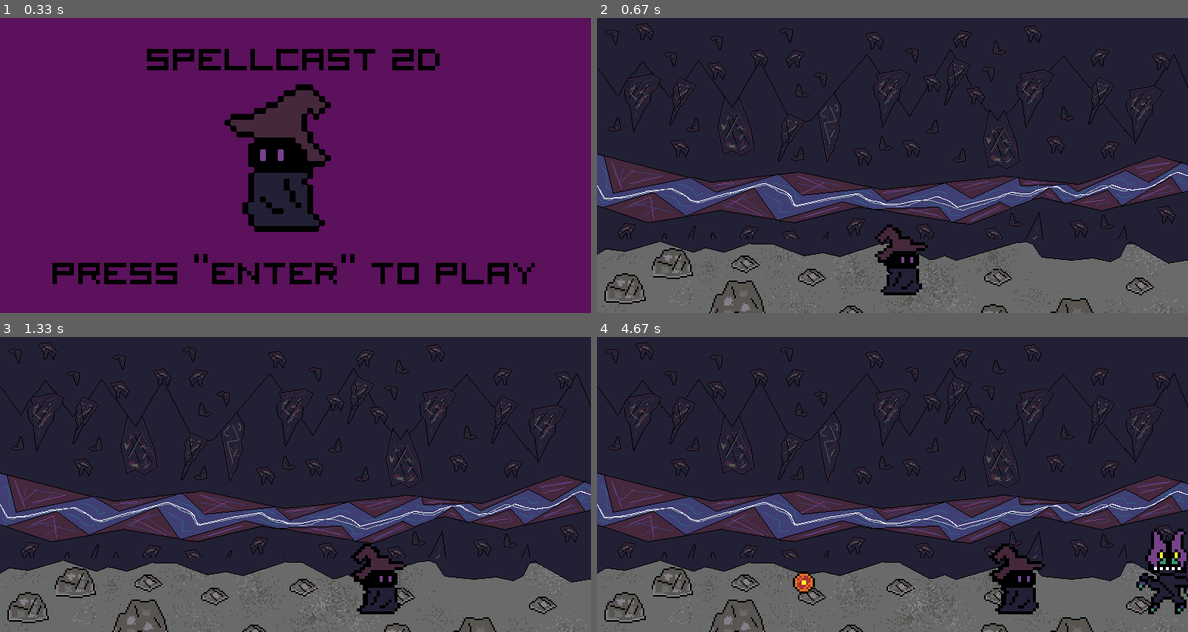
Above: before the commit, frames 1-4 (two rows, left to right).
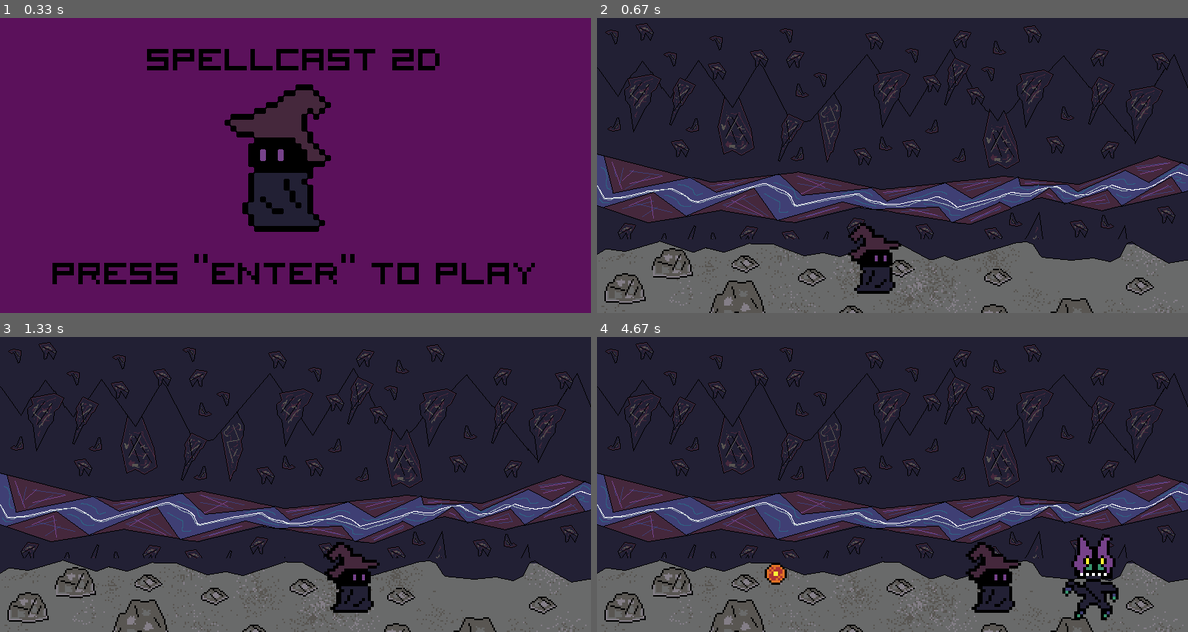
Above: after the commit, the same moments.

Repository: TheFireAtom/Pygame_projects
Game: pygame game, started from spell_cast/spell_cast.py
The game is run twice, just before and just after one commit, with the same random seed, the same clock (stepped at 60 frames per second) and the same inputs.
Inputs:
- Up to frame 1 (0.33 s): no input
- Up to frame 2 (0.67 s): tap Enter at 0.33 s
- Up to frame 3 (1.33 s): hold Space 0.67-1.13 s; hold D 0.67-1.13 s; hold D from 1.17 s (still down)
- Up to frame 4 (4.67 s): release D at 1.63 s; hold W 1.67-1.97 s; hold D 2-2.47 s; hold A 2.5-3.03 s; hold A 3.07-3.47 s; tap Space at 3.5, 3.9, 4.3, 4.6 s; hold W 3.83-4.2 s; hold D from 4.23 s (still down)

Frame 1 is identical in both runs. In frame 2, 2.1% of the frame differs, in the area x 42-56%, y 69-94%; in frame 3, 2.2%; in frame 4, 5.6%, in the area x 28-100%, y 65-96%.

Commit message:
almost done (fixing restart next time)

Diff:
--- a/spell_cast/spell_cast.py
+++ b/spell_cast/spell_cast.py
@@ -12,21 +12,26 @@
         mage_walk_2 = pygame.image.load("images/mage/mage2.png").convert_alpha()
         mage_walk_3 = pygame.image.load("images/mage/mage3.png").convert_alpha()
         mage_walk_4 = pygame.image.load("images/mage/mage4.png").convert_alpha()
+        mage_jump = pygame.image.load("images/mage/mage5.png").convert_alpha()
 
         # mage variables
         # variables for mage animation
         self.current_frame = 0
         self.animation_speed = 100
         self.mage_walk = [mage_walk_1, mage_walk_2, mage_walk_3, mage_walk_4]
+        self.mage_jump = mage_jump
         self.image = self.mage_walk[self.current_frame]
         self.last_update = pygame.time.get_ticks()
         self.player_speed = 3
         self.direction = 1
         self.last_fire_time = 0
         self.fire_delay = 3000
+        self.gravity = 0
+        self.bottom_pos = 330
 
         # mage rectangle
-        self.rect = self.image.get_rect(midbottom = (400, 400))
+        # self.rect = pygame.Rect(300, 300, 48, 100)
+        self.rect = pygame.Rect(300, 300, 60, 60)
         self.x_position_old = self.rect.x
         self.x_position_new = self.rect.x
 
@@ -39,8 +44,10 @@
         elif keys[pygame.K_d]:
             self.direction = 1
             self.rect.x += self.player_speed
-        elif keys[pygame.K_SPACE]:
+        if keys[pygame.K_SPACE]:
             self.fire_projectile()
+        if keys[pygame.K_w] and self.rect.bottom >= self.bottom_pos:
+            self.gravity = -20
 
     # def move_left(self):
     #     self.rect.x -= self.player_speed
@@ -49,10 +56,15 @@
 
     def animation_state(self):
         now = pygame.time.get_ticks()
-        if (now - self.last_update > self.animation_speed):
-            self.last_update = now
-            self.current_frame = (self.current_frame + 1) % (len(self.mage_walk))
-            self.image = self.mage_walk[self.current_frame]
+        on_ground = self.rect.y > 100
+
+        if on_ground:
+            if (now - self.last_update > self.animation_speed):
+                self.last_update = now
+                self.current_frame = (self.current_frame + 1) % (len(self.mage_walk))
+                self.image = self.mage_walk[self.current_frame]
+        else:
+            self.image = self.mage_walk[0]
 
     def draw(self, screen):
         if self.direction == -1:
@@ -72,11 +84,16 @@
 
             self.last_fire_time = current_time
 
+    def apply_gravity(self):
+        self.gravity += 1
+        self.rect.y += self.gravity
+        if self.rect.bottom >= self.bottom_pos:
+            self.rect.bottom = self.bottom_pos
+
     def update(self):
         self.player_input()
         self.animation_state()
-        # self.move_left()
-        # self.move_right()
+        self.apply_gravity()
         self.draw(screen)
 
 class Enemy(pygame.sprite.Sprite):
@@ -89,18 +106,21 @@
             goblin_3_surf = pygame.image.load("images/goblin/goblin3.png").convert_alpha()
             goblin_4_surf = pygame.image.load("images/goblin/goblin4.png").convert_alpha()
             self.frames = [goblin_1_surf, goblin_2_surf, goblin_3_surf, goblin_4_surf]
-            y_pos = 380
+            y_pos = 260
+            self.rect = pygame.Rect(900, y_pos, 80, 100)
         else:
             bat_1_surf = pygame.image.load("images/bat/bat1.png").convert_alpha()
             bat_2_surf = pygame.image.load("images/bat/bat2.png").convert_alpha()
             bat_3_surf = pygame.image.load("images/bat/bat3.png").convert_alpha()
             bat_4_surf = pygame.image.load("images/bat/bat4.png").convert_alpha()
             self.frames = [bat_1_surf, bat_2_surf, bat_3_surf, bat_4_surf]
-            y_pos = 300
+            y_pos = 160
+            # self.rect = pygame.Rect(900, y_pos, 118, 76)
+            self.rect = pygame.Rect(900, y_pos, 90, 76)
 
         self.animation_index = 0
         self.image = self.frames[self.animation_index]
-        self.rect = self.image.get_rect(midbottom = (randint(900, 1100), y_pos))
+        # self.rect = self.image.get_rect(midbottom = (randint(900, 1100), y_pos))
         self.type = type
 
     def animation_state(self):
@@ -152,7 +172,7 @@
 
         self.animation_index = 0
         self.image = self.frames[self.animation_index]
-        self.rect = self.image.get_rect()
+        self.rect = pygame.Rect(x, y, 32, 48)
         self.prev_x_position = x
         self.rect.center = (x, y)
         self.direction = direction
@@ -176,8 +196,6 @@
         self.animation_state()
         self.projectile_direction()
         self.destroy()
-
-
 
 # functions
 def game_over_screen():
@@ -208,8 +226,8 @@
     # drawing screen and positioning images
 
     # mage_1_rect.center = (400, 350)
-    goblin_1_rect.center = (150, 330)
-    bat_1_rect.center = (650, 300)
+    # goblin_1_rect.center = (150, 330)
+    # bat_1_rect.center = (650, 300)
 
     # drawing every image
     screen.blit(cave_background_surf, (0, 0))
@@ -229,7 +247,37 @@
         spawn_chance = enemies_types[randint(0, 3)]
         new_enemy = Enemy(spawn_chance)
         all_sprites.add(new_enemy)
+        enemies.add(new_enemy)
         last_spawn_time = now
+
+def projectile_collision():
+    for projectile in projectiles:
+        collided_enemies = pygame.sprite.spritecollide(projectile, enemies, True)
+        if collided_enemies:
+            projectile.kill()
+            for enemy in collided_enemies:
+                enemy.kill()
+
+def player_collision():
+    global game_active
+
+    enemy_collide = pygame.sprite.spritecollide(mage, enemies, False)
+
+    if enemy_collide:
+        game_active = False
+
+def restart_game():
+    cave_background_surf = pygame.image.load("images/cave_background/cave_background.png").convert_alpha()
+    stone_ground_surf = pygame.image.load("images/stone_ground/stone_ground.png").convert_alpha()
+
+    all_sprites.empty()
+    enemies.empty()
+    projectiles.empty()
+
+    screen.blit(cave_background_surf, (0, 0))
+    screen.blit(stone_ground_surf, (0, 300))
+    all_sprites.draw(screen)
+    all_sprites.update()
 
 # colors
 WHITE = (255, 255, 255)
@@ -270,6 +318,8 @@
 enemy = Enemy(spawn_chance)
 all_sprites = pygame.sprite.Group()
 all_sprites.add(mage)
+enemies = pygame.sprite.Group()
+enemies.add(enemy)
 projectiles = pygame.sprite.Group()
 # enemies = pygame.sprite.Group()
 
@@ -297,9 +347,11 @@
     if game_active:
         enemies_spawn()
         draw_game()
+        projectile_collision()
+        player_collision()
     else:
         game_over_screen()
-
+        # restart_game()
 
     pygame.display.update()
     clock.tick(60)
Binary file added: spell_cast/images/mage/mage5.png
